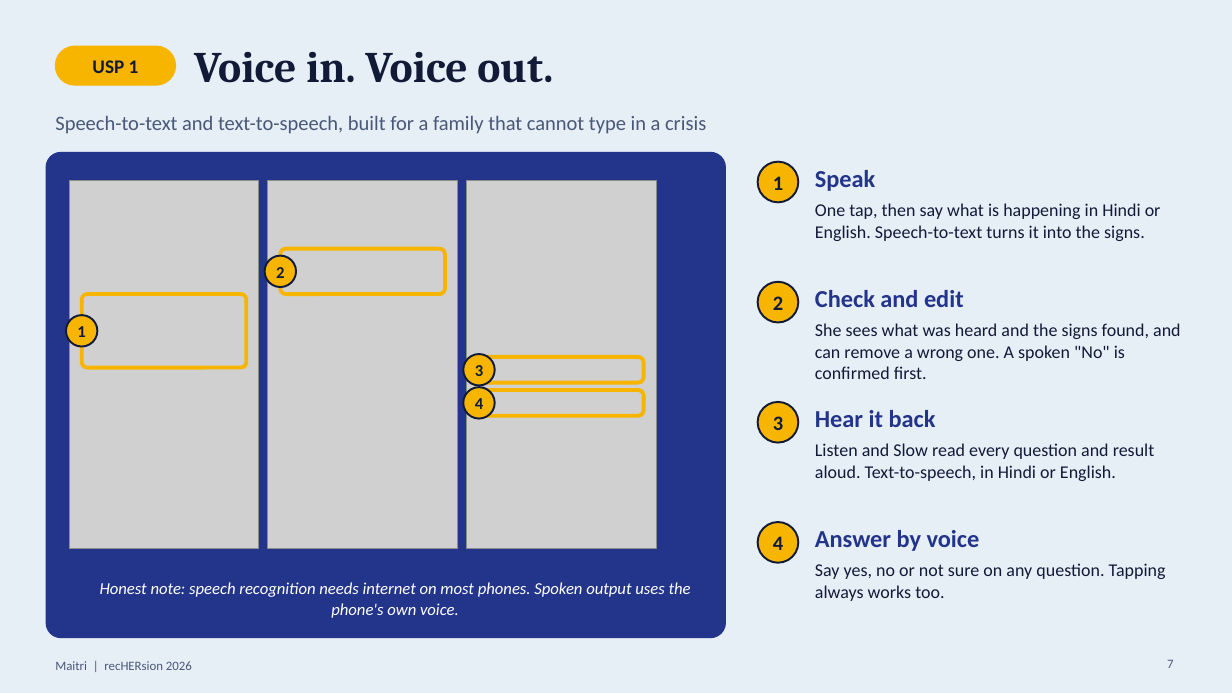
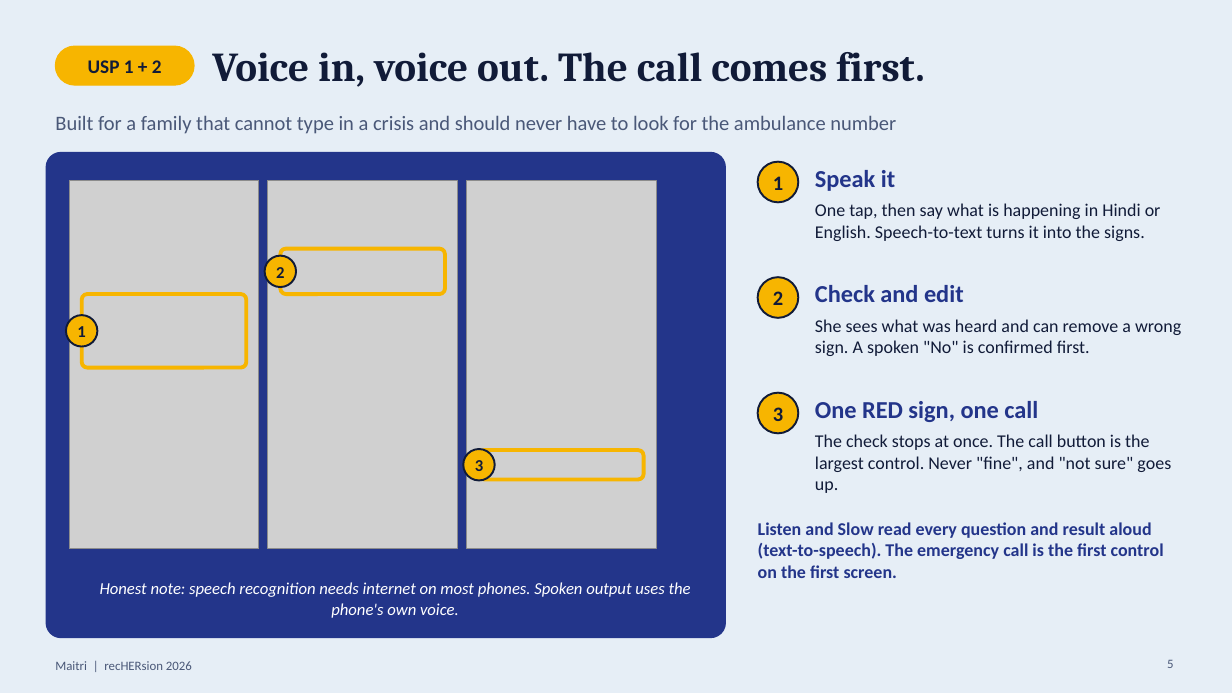
Before and after one commit to aafreenzy/maitri, a slide deck: slide 5 of docs/Maitri-recHERsion-2026-final.pptx (slide 7 before the commit). Drawn at 1232x693 pixels with LibreOffice and Linux fonts; fonts in the diff are those of the drawing; grey boxes stand for pictures. Boxes give left, top, right and bottom in pixels: in the first picture for what was removed or moved away, otherwise in the second. Text is boxed around its words. In the diff, an @@ line names an element or a change of style, - is before the commit and + after.

```diff
--- a/docs/Maitri-recHERsion-2026-final.pptx
+++ b/docs/Maitri-recHERsion-2026-final.pptx
@@ rounded rectangle: place and size @@
-rounded rectangle at [55,46,176,85]
+rounded rectangle at [55,46,194,85]
@@ text at [212,52,924,87]: text changed; size 34 to 32 pt @@
-Voice in. Voice out.
+Voice in, voice out. The call comes first.
@@ text at [88,60,162,73]: text changed @@
-USP 1
+USP 1 + 2
@@ text at [55,116,896,134]: text changed @@
-Speech-to-text and text-to-speech, built for a family that cannot type in a crisis
+Built for a family that cannot type in a crisis and should never have to look for the ambulance number
@@ text at [815,170,895,191]: text changed @@
-Speak
+Speak it
@@ 2 texts, 1 ellipse: place and size @@
-2 texts, 1 ellipse at [758,282,964,323]
+2 texts, 1 ellipse at [758,277,964,318]
@@ text at [815,319,1181,356]: text changed @@
-She sees what was heard and the signs found, and can remove a wrong one. A spoken "No" is confirmed first.
+She sees what was heard and can remove a wrong sign. A spoken "No" is confirmed first.
@@ ellipse removed at [463,387,494,419] @@
@@ text removed at [475,398,483,409] @@
-4
@@ rounded rectangle removed at [479,390,643,416] @@
@@ text "3": place and size @@
-text "3" at [773,416,783,430]
+text "3" at [773,407,783,421]
@@ ellipse: place and size @@
-ellipse at [758,402,799,443]
+ellipse at [758,393,799,433]
@@ text removed at [815,410,936,427] @@
-Hear it back
@@ text added at [815,401,1038,422], 19 pt, text #23358A, bold @@
+One RED sign, one call
@@ text "3": place and size @@
-text "3" at [475,365,483,376]
+text "3" at [475,460,483,471]
@@ ellipse: place and size @@
-ellipse at [463,354,494,385]
+ellipse at [463,449,494,481]
@@ text added at [815,434,1171,493], 14 pt, text #111B38 @@
+The check stops at once. The call button is the largest control. Never "fine", and "not sure" goes up.
@@ rounded rectangle: place and size @@
-rounded rectangle at [479,357,643,383]
+rounded rectangle at [479,450,643,480]
@@ rounded rectangle at [479,450,643,480]: proportions changed @@
@@ text at [758,522,1164,578]: text changed; text colour #111B38 to #23358A; bold on @@
-Listen and Slow read every question and result aloud. Text-to-speech, in Hindi or English.
+Listen and Slow read every question and result aloud (text-to-speech). The emergency call is the first control on the first screen.
@@ ellipse removed at [758,522,799,563] @@
@@ text removed at [773,536,783,550] @@
-4
@@ text removed at [815,530,980,551] @@
-Answer by voice
@@ text removed at [815,563,1166,601] @@
-Say yes, no or not sure on any question. Tapping always works too.
@@ page number at [1167,660,1173,668]: text changed @@
-7
+5
```
Also in this commit, not shown: 6 other slides changed, 9 slides removed, 4 other files.
